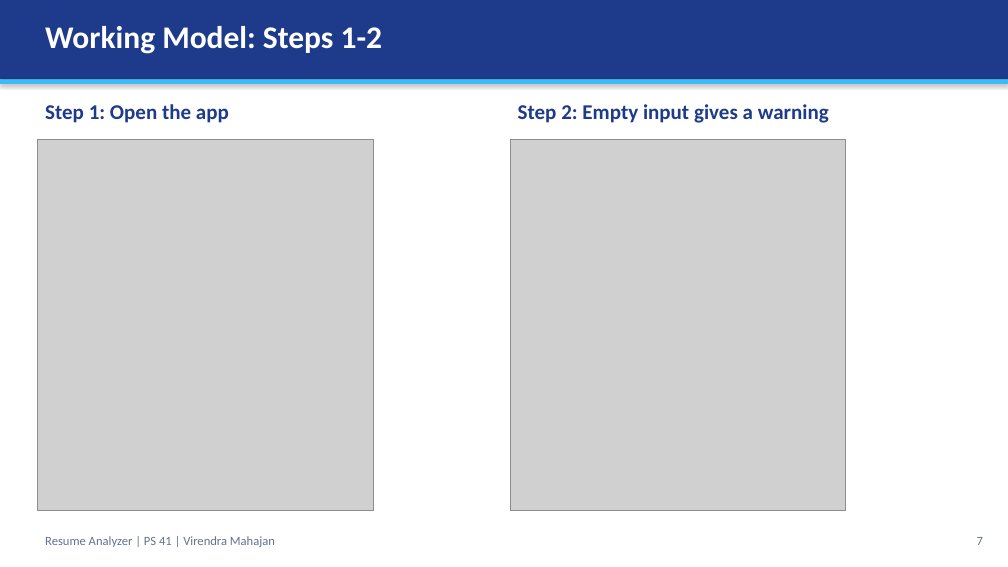
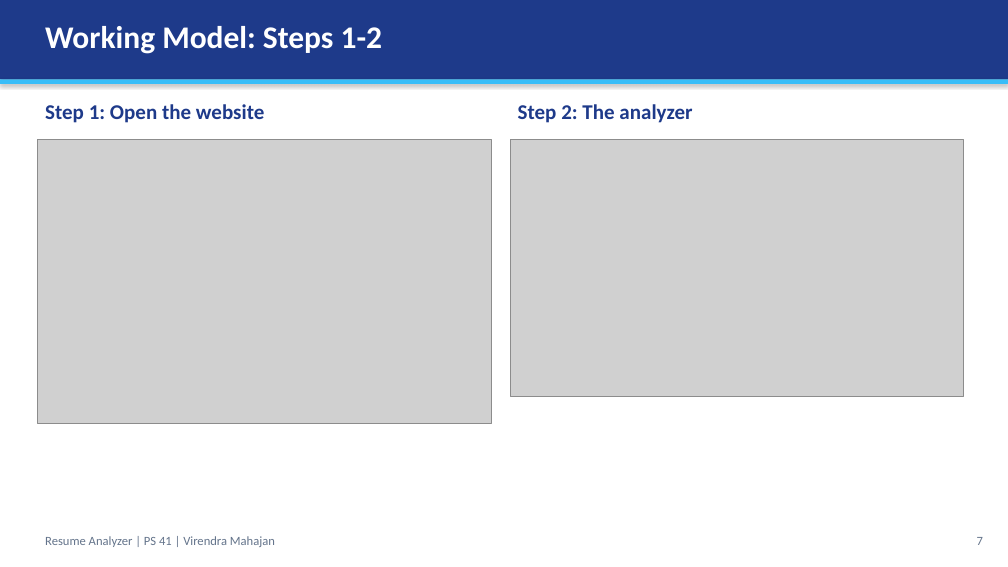
Before and after one commit to Kmennn/llm-ps41-ADT23SOCB1322, a slide deck: slide 7 of Presentation.pptx. Drawn at 1008x567 pixels with LibreOffice and Linux fonts; fonts in the diff are those of the drawing; grey boxes stand for pictures. Boxes give left, top, right and bottom in pixels: in the first picture for what was removed or moved away, otherwise in the second. Text is boxed around its words. In the diff, an @@ line names an element or a change of style, - is before the commit and + after.

```diff
--- a/Presentation.pptx
+++ b/Presentation.pptx
@@ text at [45,104,264,123]: text changed @@
-Step 1: Open the app
+Step 1: Open the website
@@ text at [518,104,692,123]: text changed @@
-Step 2: Empty input gives a warning
+Step 2: The analyzer
@@ picture: place and size @@
-picture at [38,140,373,510]
+picture at [38,140,492,423]
@@ picture: place and size @@
-picture at [510,140,845,510]
+picture at [510,140,964,396]
```
Also in this commit, not shown: 13 other slides changed, 24 other files.
